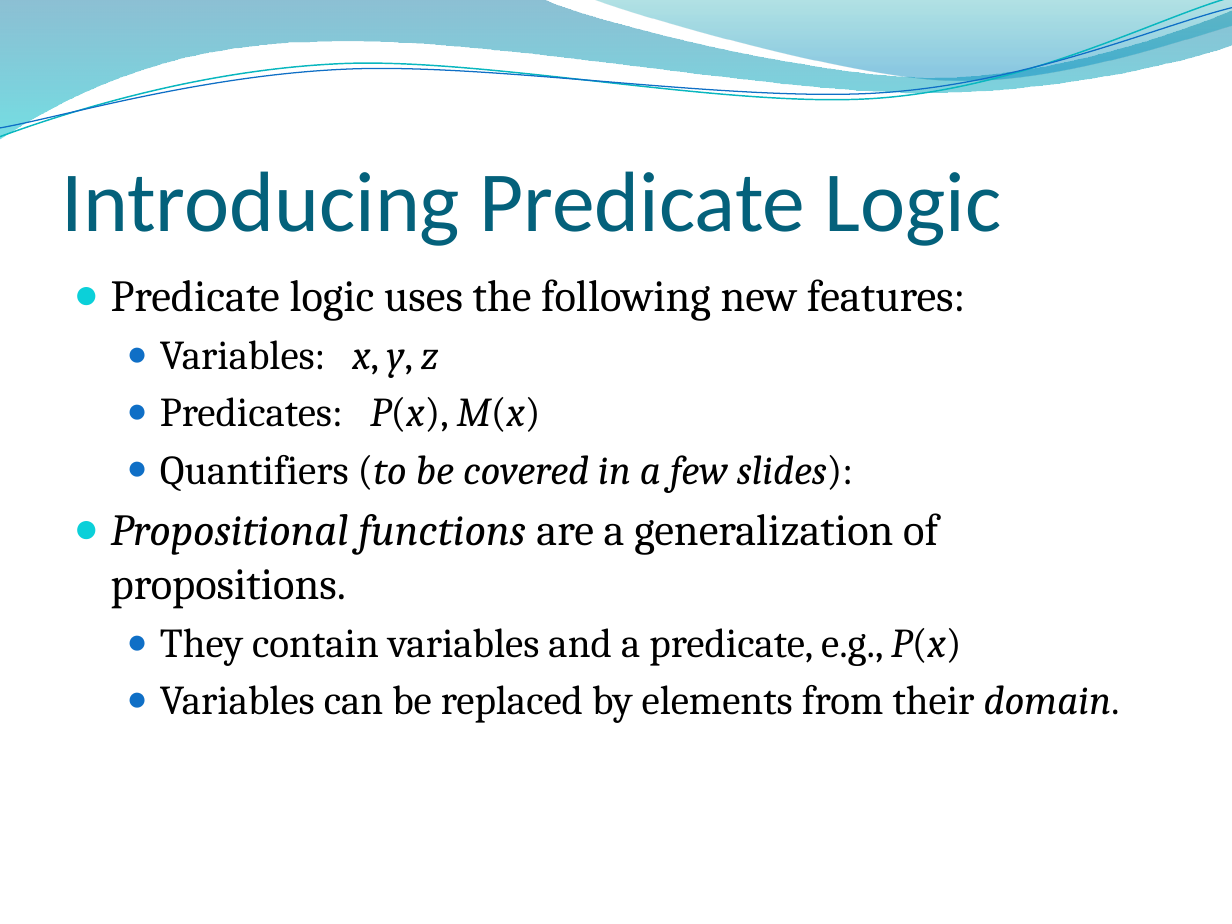
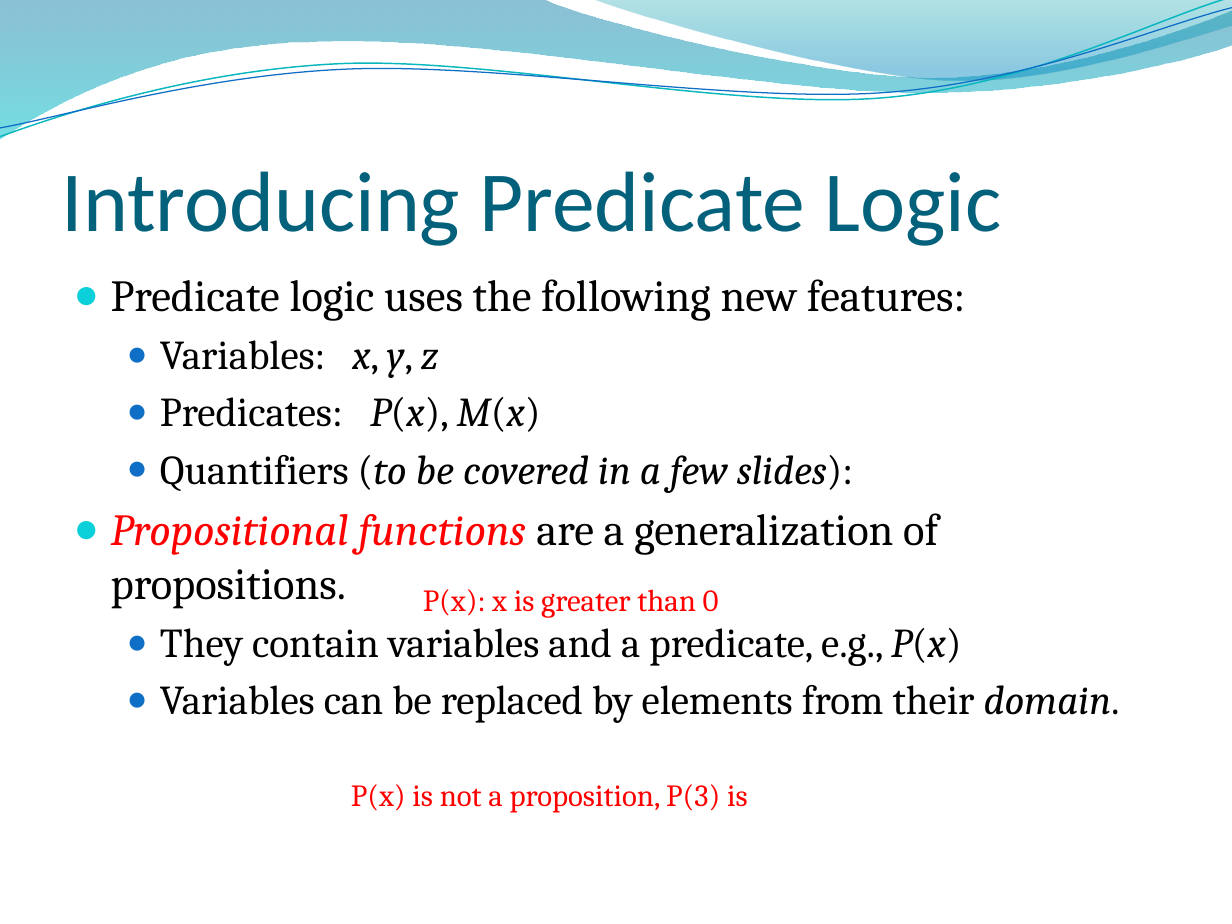
Before and after one commit to lin-chen-GA/lin-chen-GA.github.io, a slide deck: slide 62 of cs2620/slides/cs2620_notes1.pptx (slide 59 before the commit). Drawn at 1232x924 pixels with LibreOffice and Linux fonts; fonts in the diff are those of the drawing; background and template pictures are left out. Boxes give left, top, right and bottom in pixels: in the first picture for what was removed or moved away, otherwise in the second. Text is boxed around its words. In the diff, an @@ line names an element or a change of style, - is before the commit and + after.

```diff
--- a/cs2620/slides/cs2620_notes1.pptx
+++ b/cs2620/slides/cs2620_notes1.pptx
@@ text at [111, 513, 938, 609]: text colour #000000 to #FF0000 in "Propositional functions" @@
@@ text added at [423, 589, 719, 618], 18 pt, text #FF0000 @@
+P(x): x is greater than 0
@@ text added at [351, 784, 748, 813], 18 pt, text #FF0000 @@
+P(x) is not a proposition, P(3) is
```
Also in this commit, not shown: 6 other slides changed, 10 slides added, 2 other files.
